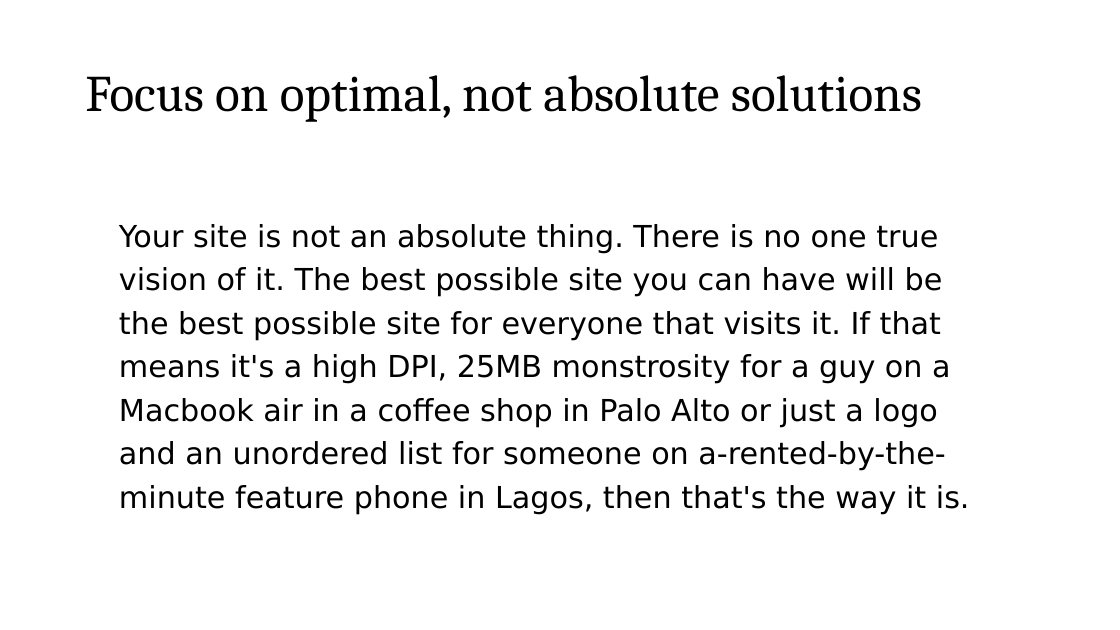
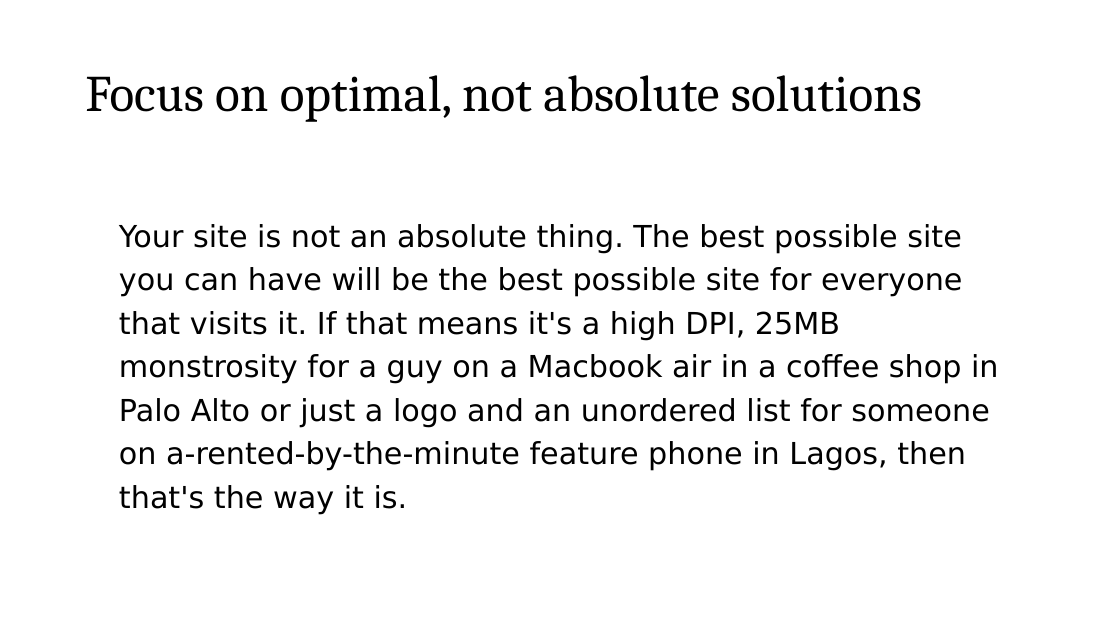
Before and after one commit to roblarsen/rob-larsen-presentations, a slide deck: slide 26 of wild-world-web.pptx (slide 29 before the commit). Drawn at 1120x630 pixels with LibreOffice and Linux fonts; fonts in the diff are those of the drawing; background and template pictures are left out. Boxes give left, top, right and bottom in pixels: in the first picture for what was removed or moved away, otherwise in the second. Text is boxed around its words. In the diff, an @@ line names an element or a change of style, - is before the commit and + after.

```diff
--- a/wild-world-web.pptx
+++ b/wild-world-web.pptx
@@ text at box(119, 224, 999, 514): text changed @@
-Your site is not an absolute thing. There is no one true vision of it. The best possible site you can have will be the best possible site for everyone that visits it. If that means it's a high DPI, 25MB monstrosity for a guy on a Macbook air in a coffee shop in Palo Alto or just a logo and an unordered list for someone on a-rented-by-the-minute feature phone in Lagos, then that's the way it is.
+Your site is not an absolute thing. The best possible site you can have will be the best possible site for everyone that visits it. If that means it's a high DPI, 25MB monstrosity for a guy on a Macbook air in a coffee shop in Palo Alto or just a logo and an unordered list for someone on a-rented-by-the-minute feature phone in Lagos, then that's the way it is.
```
Also in this commit, not shown: 28 other slides changed, 7 slides added, 17 slides removed.
